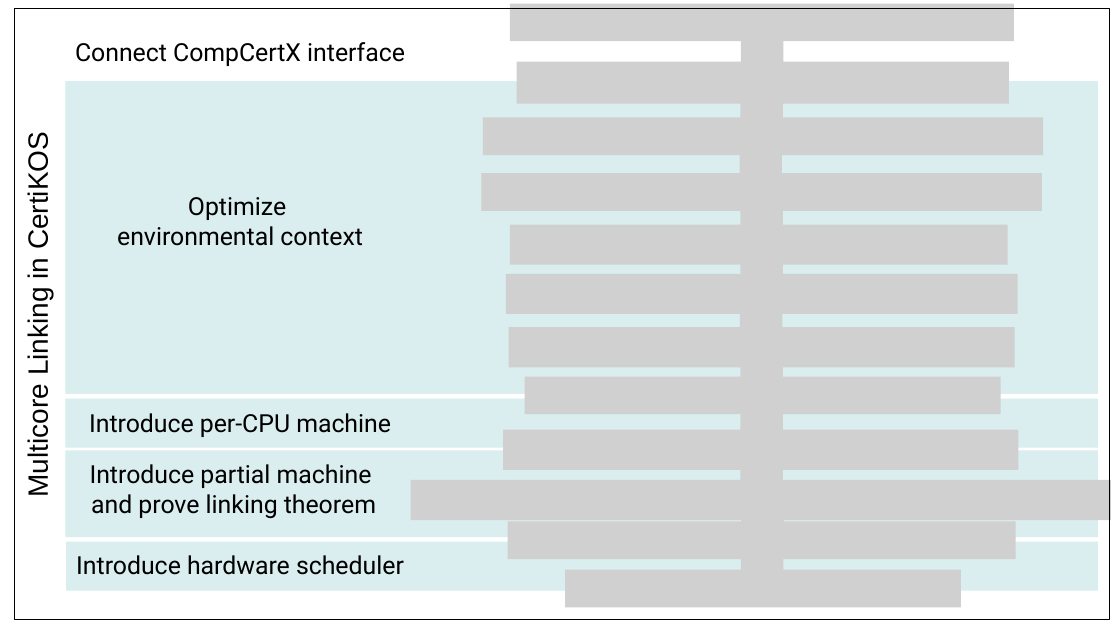
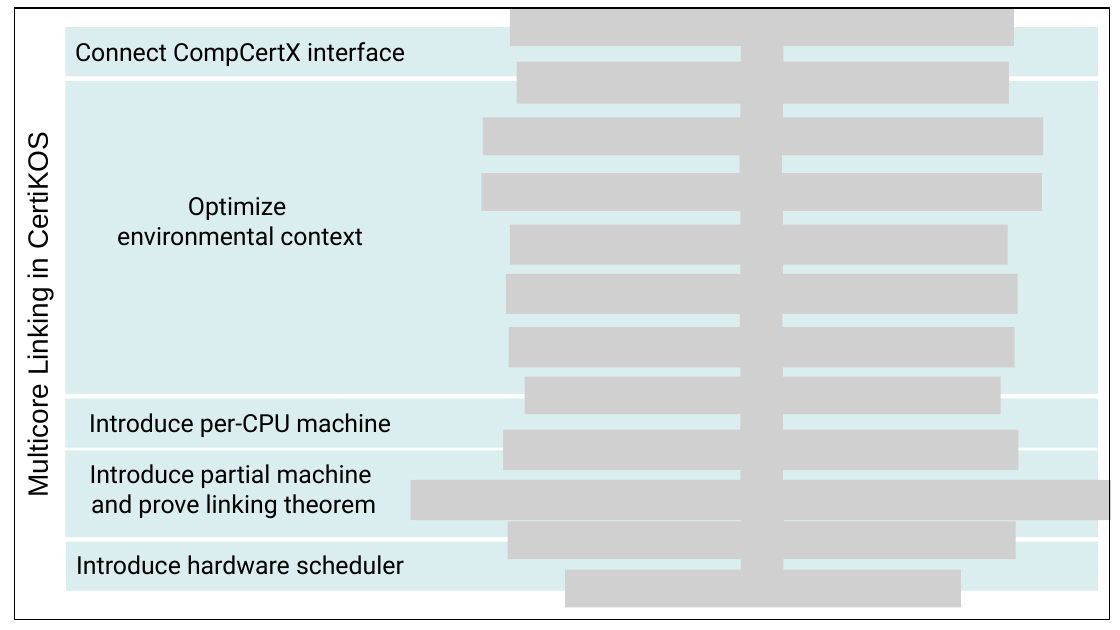
Before and after one commit to jieungkim/phd_thesis, a slide deck: slide 2 of figs/certikos/concurrent_linking.pptx. Drawn at 1120x630 pixels with LibreOffice and Linux fonts; fonts in the diff are those of the drawing; grey boxes stand for pictures. Boxes give left, top, right and bottom in pixels: in the first picture for what was removed or moved away, otherwise in the second. Text is boxed around its words. In the diff, an @@ line names an element or a change of style, - is before the commit and + after.

```diff
--- a/figs/certikos/concurrent_linking.pptx
+++ b/figs/certikos/concurrent_linking.pptx
@@ rectangle added at (x1=65, y1=27, x2=1098, y2=76), fill #DAEDEF @@
@@ picture moved from (x1=510, y1=3, x2=1014, y2=41) to (x1=510, y1=8, x2=1014, y2=46) @@
```
Also in this commit, not shown: 1 other slide changed, 10 other files.
